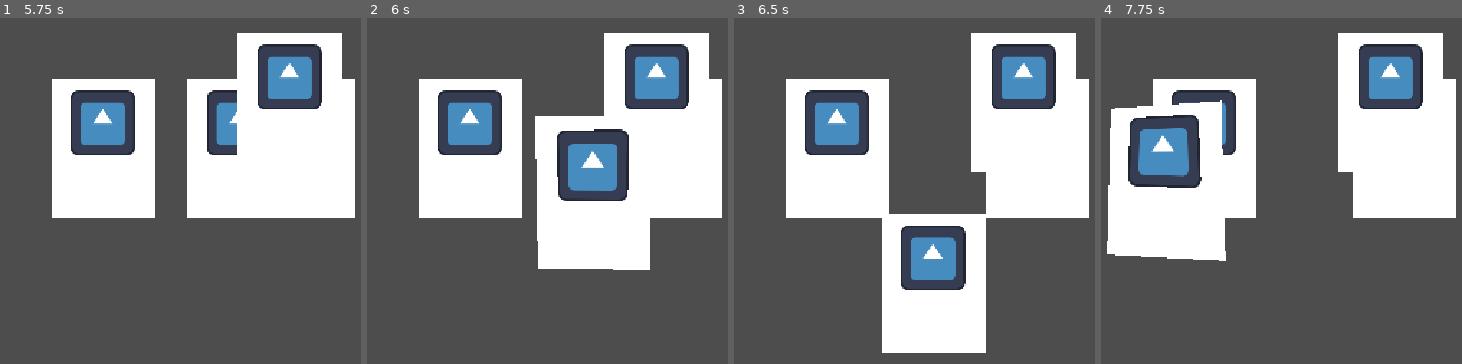
Above: before the commit, frames 1-4 (left to right).
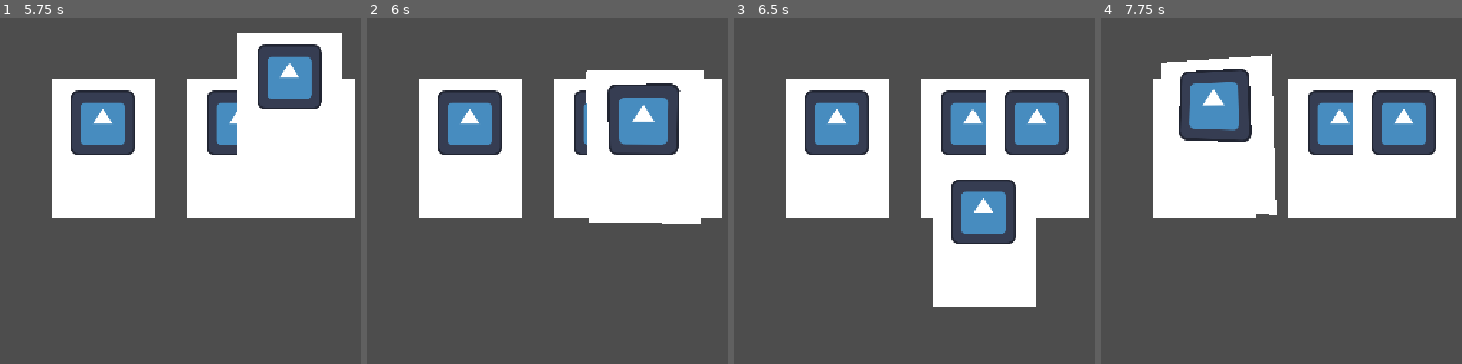
Above: after the commit, the same moments.

Repository: Frozenpeon/TCGFoodGame
Game: Godot game, scene res://scenes/scn_BaseScene.tscn
Same seed, same stepped clock (60 frames per second), same inputs: the game is played once before the commit and once after it. The engine's default icon, where the game draws it, is replaced by a stand-in: a white triangle on a blue panel in a dark square.
Inputs (mouse positions are in pixels of both pictures, inside the frame that each line leads up to):
- Up to frame 1 (5.75 s): tap Enter at 0.5, 2, 3.5 s; move the mouse to (outside the picture) at 0.52 s; click (outside the picture) at 0.67 s; tap Space at 1.25, 2.75, 4.25 s; drag from (238, 253) to (104, 149) at 1.27 s; move the mouse to (outside the picture) at 2.02 s; click (outside the picture) at 2.17 s; drag from (360, 322) to (169, 149) at 2.77 s; move the mouse to (outside the picture) at 3.52 s; click (outside the picture) at 3.67 s; drag from (158, 163) to (281, 118) at 4.27 s; move the mouse to (outside the picture) at 5.02 s; click (outside the picture) at 5.17 s
- Up to frame 2 (6 s): drag from (648, 118) to (605, 253) at 5.77 s
- Up to frame 3 (6.5 s): no input
- Up to frame 4 (7.75 s): move the mouse to (outside the picture) at 6.52 s; click (outside the picture) at 6.67 s; drag from (1339, 253) to (1205, 149) at 7.27 s

Frame 1 is identical in both runs. In frame 2, 18% of the frame differs, in the area x 46-95%, y 4-73%; in frame 3, 26%; in frame 4, 29%, in the area x 1-95%, y 4-71%.

Commit message:
[FIX] card raycast system (now always pick up the bottom one)

Diff:
--- a/Scripts/Card.gd
+++ b/Scripts/Card.gd
@@ -27,7 +27,6 @@
 	mat2.set_shader_parameter("x_rot", lerp(cur_x, target_x, 1.0 - exp(-smooth )))
 	mat.set_shader_parameter("y_rot", lerp(cur_y, target_y, 1.0 - exp(-smooth )))
 	mat.set_shader_parameter("x_rot", lerp(cur_x, target_x, 1.0 - exp(-smooth )))
-	print(direction)
 	pass
 
 # Called every frame. 'delta' is the elapsed time since the previous frame.
@@ -53,10 +52,9 @@
 	mat.set_shader_parameter("x_rot", 0)
 	TweenReset()
 	TweenScale(baseScale)
-	if (s_zindex != myIndex) :
-		self.z_index = s_zindex
-		myIndex = s_zindex
-		s_zindex = s_zindex + 1
+	self.z_index = s_zindex
+	myIndex = s_zindex
+	s_zindex = s_zindex + 1
 
 
 func TweenScale(targetScale : Vector2):
--- a/Scripts/CardManager.gd
+++ b/Scripts/CardManager.gd
@@ -32,6 +32,9 @@
 				cardDragged = null
 				oldPos = Vector2(0, 0)
 
+var highest_index = -1
+var card = null
+
 func raycastCheckCard():
 	var space_state = get_world_2d().direct_space_state
 	var parameters = PhysicsPointQueryParameters2D.new()
@@ -40,6 +43,11 @@
 	parameters.collision_mask = 1
 	var result = space_state.intersect_point(parameters)
 	if result.size() > 0:
-		result[0].collider.get_parent().OnPickUp()
-		cardDragged = result[0].collider.get_parent()
+		for res in result :
+			if highest_index < res["collider"].get_parent().z_index :
+				highest_index = res["collider"].get_parent().z_index
+				card = res["collider"].get_parent()
+		card.OnPickUp()
+		cardDragged = card
 		offSetPickup = cardDragged.global_position - get_global_mouse_position()
+		highest_index = -1
--- a/scenes/scn_baseCard.tscn
+++ b/scenes/scn_baseCard.tscn
@@ -40,6 +40,7 @@
 texture = ExtResource("1_f3r0r")
 
 [node name="Area2D" type="Area2D" parent="." unique_id=738785718]
+y_sort_enabled = true
 
 [node name="CollisionShape2D" type="CollisionShape2D" parent="Area2D" unique_id=342516966]
 shape = SubResource("RectangleShape2D_eae6q")
